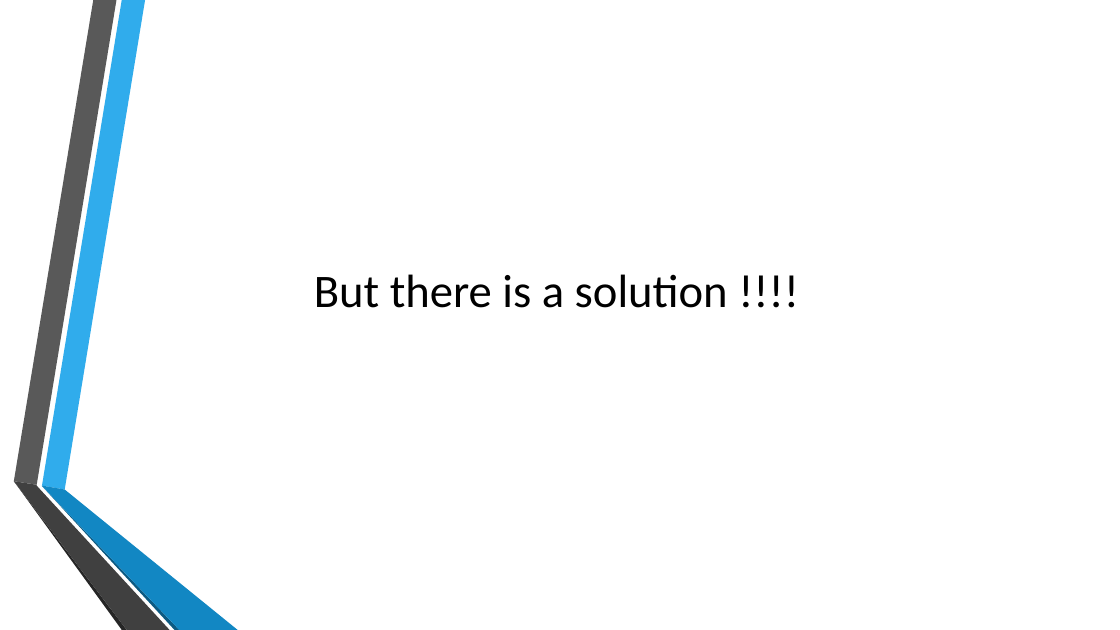
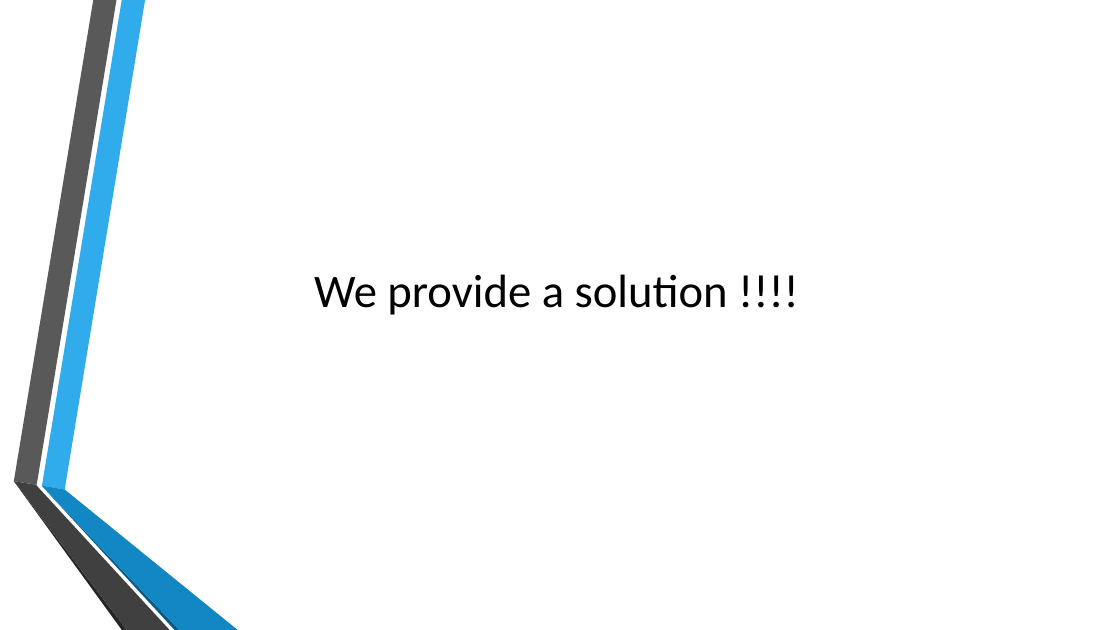
Before and after one commit to christianelbert/final-project-churn, a slide deck: slide 8 of final_project.pptx. Drawn at 1120x630 pixels with LibreOffice and Linux fonts; fonts in the diff are those of the drawing; background and template pictures are left out. Boxes give left, top, right and bottom in pixels: in the first picture for what was removed or moved away, otherwise in the second. Text is boxed around its words. In the diff, an @@ line names an element or a change of style, - is before the commit and + after.

Commit message:
final ppt

```diff
--- a/final_project.pptx
+++ b/final_project.pptx
@@ title at <box>314,274,728,315</box>: text changed @@
-But there is a solution !!!!
+We provide a solution !!!!
```
Also in this commit, not shown: 2 slides added.
